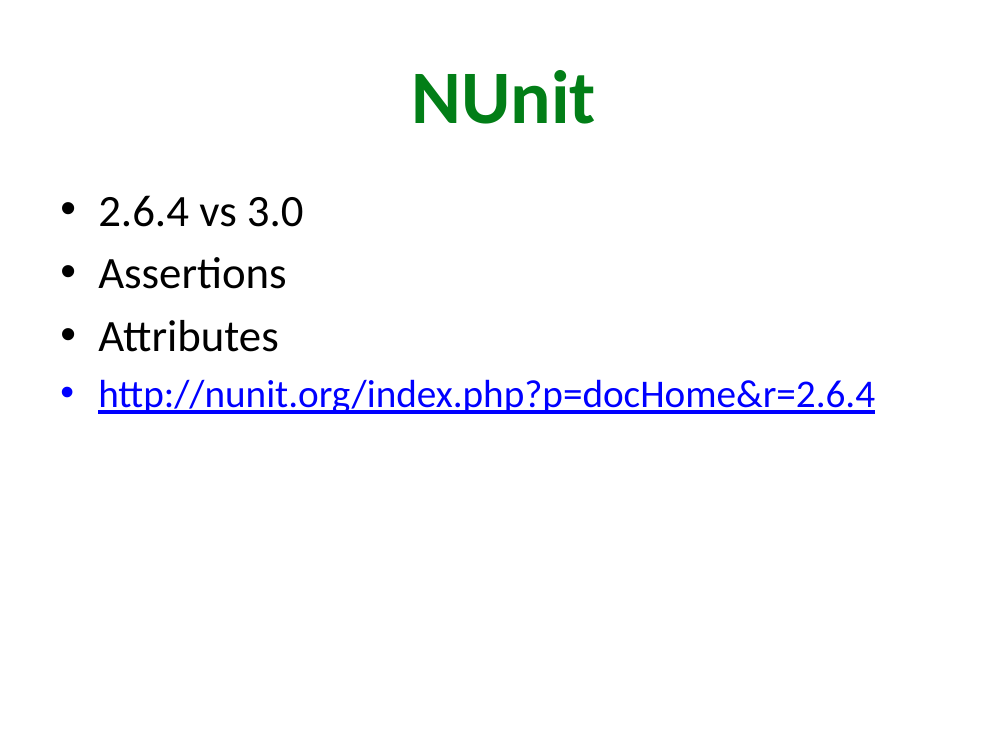
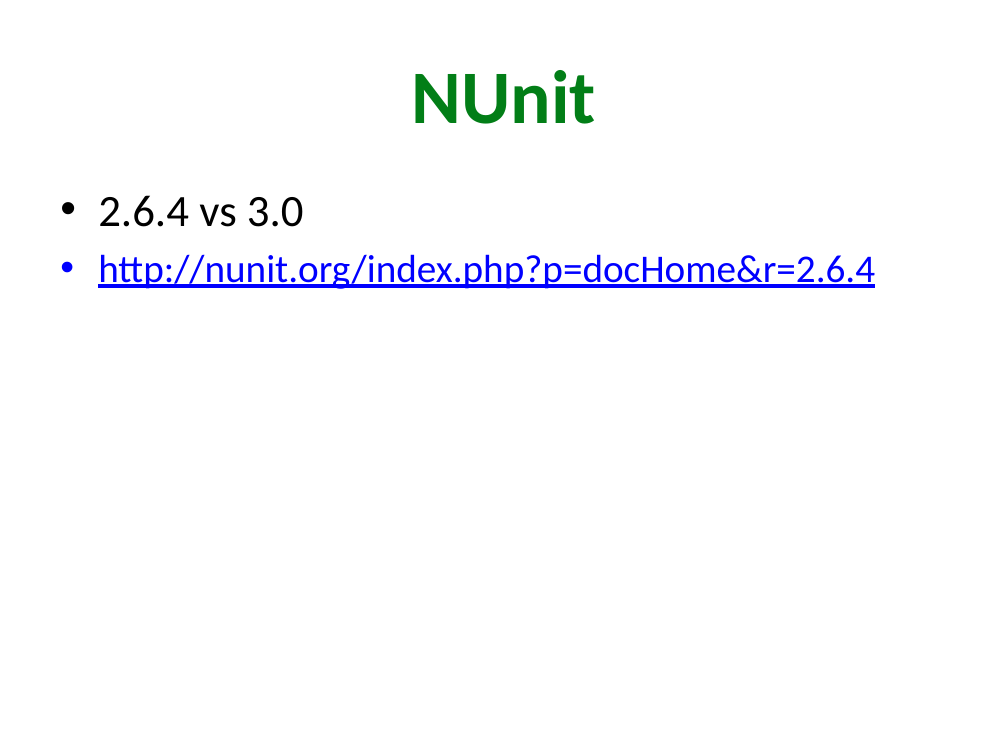
Before and after one commit to xoposhiy/testing-course, a slide deck: slide 2 of slides/tools.pptx. Drawn at 1008x756 pixels with LibreOffice and Linux fonts; fonts in the diff are those of the drawing. Boxes give left, top, right and bottom in pixels: in the first picture for what was removed or moved away, otherwise in the second. Text is boxed around its words. In the diff, an @@ line names an element or a change of style, - is before the commit and + after.

```diff
--- a/slides/tools.pptx
+++ b/slides/tools.pptx
@@ text at box(98, 257, 286, 352): paragraphs removed @@
-• Assertions
-• Attributes
```
Also in this commit, not shown: 1 other file.
